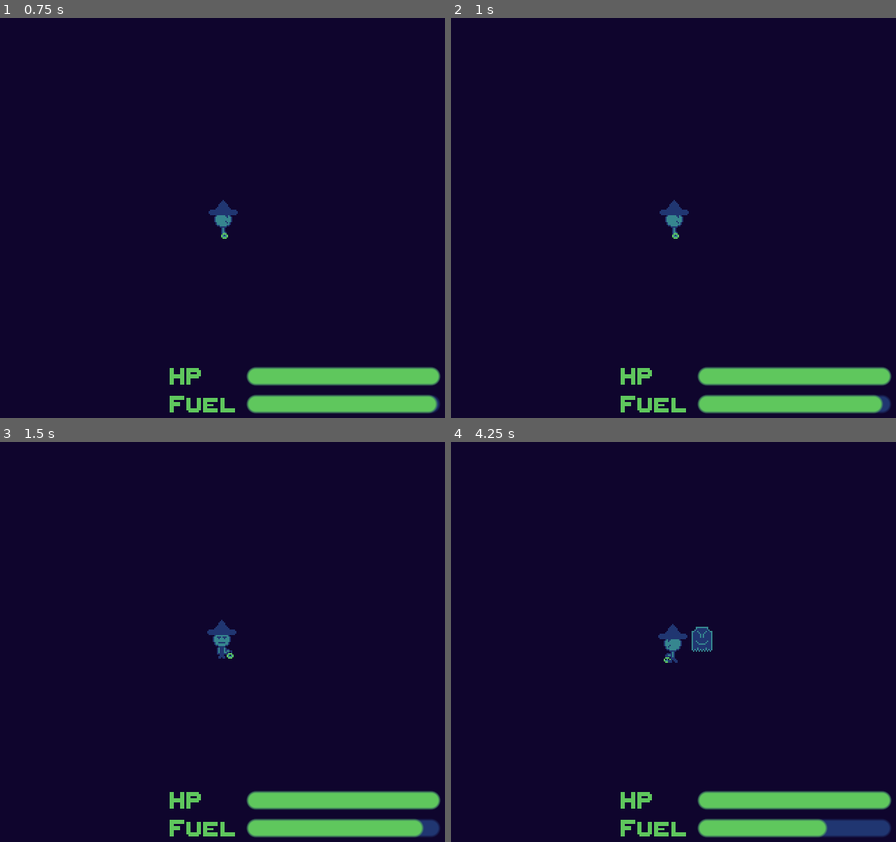
Above: before the commit, frames 1-4 (two rows, left to right).
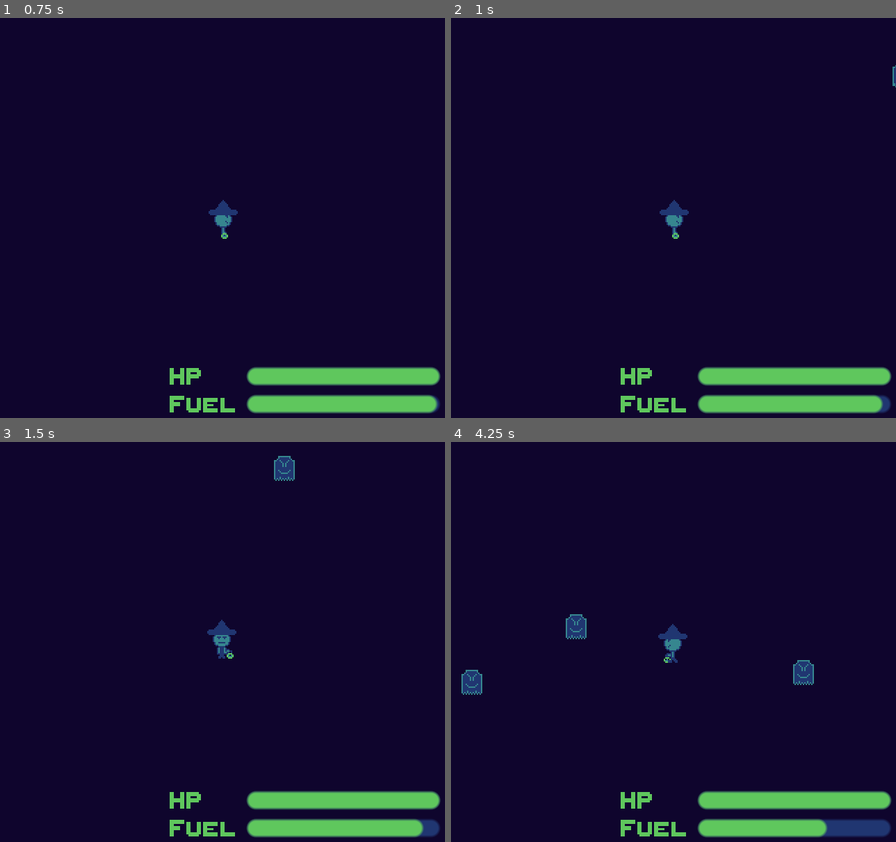
Above: after the commit, the same moments.

Repository: jacobrreed/light-the-way
Game: Godot game, scene res://Scenes/start_menu.tscn
Same seed, same stepped clock (60 frames per second), same inputs: the game is played once before the commit and once after it.
Inputs:
- Up to frame 1 (0.75 s): tap Enter (ui_accept) at 0.5 s; hold Right (ui_right) from 0.53 s (still down)
- Up to frame 2 (1 s): keep holding Right (ui_right); tap Enter (ui_accept) at 0.77 s
- Up to frame 3 (1.5 s): release Right (ui_right) at 1.28 s; hold Down (ui_down) from 1.28 s (still down)
- Up to frame 4 (4.25 s): tap Enter (ui_accept) at 1.52, 3.02, 3.77 s; release Down (ui_down) at 2.03 s; hold Right (ui_right) 2.03-2.78 s; hold Up (ui_up) 2.78-3.53 s; hold Left (ui_left) from 3.53 s (still down)

Frame 1 is identical in both runs. In frame 2, less than 0.1% of the frame differs, in the area x 99-100%, y 11-18%; in frame 3, 0.3%; in frame 4, 1.1%, in the area x 2-82%, y 43-64%.

Commit message:
updates to ghosts

Diff:
--- a/Scenes/ghost.tscn
+++ b/Scenes/ghost.tscn
@@ -5,7 +5,7 @@
 [ext_resource type="Texture2D" uid="uid://dt65sbvs00gsc" path="res://Assets/Enemies/ghost_sleep.png" id="2_baywo"]
 
 [sub_resource type="RectangleShape2D" id="RectangleShape2D_fx48s"]
-size = Vector2(15, 18)
+size = Vector2(14, 19)
 
 [sub_resource type="Animation" id="Animation_1ud0b"]
 length = 0.001
@@ -109,7 +109,7 @@
 vframes = 2
 
 [node name="CollisionShape2D" type="CollisionShape2D" parent="."]
-position = Vector2(-0.5, -2)
+position = Vector2(-1, -2.5)
 shape = SubResource("RectangleShape2D_fx48s")
 
 [node name="AnimationPlayer" type="AnimationPlayer" parent="."]
--- a/Scenes/level1.tscn
+++ b/Scenes/level1.tscn
@@ -10,8 +10,17 @@
 
 [node name="AudioStreamPlayer" type="AudioStreamPlayer" parent="."]
 stream = ExtResource("2_paemw")
+volume_db = -10.0
 autoplay = true
 
+[node name="Ghost3" parent="." node_paths=PackedStringArray("chase_target") instance=ExtResource("3_dhqbt")]
+position = Vector2(343, -120)
+chase_target = NodePath("../Player")
+
+[node name="Ghost2" parent="." node_paths=PackedStringArray("chase_target") instance=ExtResource("3_dhqbt")]
+position = Vector2(-148, -173)
+chase_target = NodePath("../Player")
+
 [node name="Ghost" parent="." node_paths=PackedStringArray("chase_target") instance=ExtResource("3_dhqbt")]
-position = Vector2(-276, -53)
+position = Vector2(-260, -37)
 chase_target = NodePath("../Player")
--- a/Scenes/player.tscn
+++ b/Scenes/player.tscn
@@ -6,8 +6,7 @@
 [ext_resource type="Script" path="res://Scripts/Player/ui.gd" id="4_81uju"]
 
 [sub_resource type="CapsuleShape2D" id="CapsuleShape2D_23se7"]
-radius = 8.0
-height = 26.0
+height = 34.0
 
 [sub_resource type="Animation" id="Animation_pyv0w"]
 length = 0.001
@@ -235,6 +234,8 @@
 transitions = ["Start", "Idle", SubResource("AnimationNodeStateMachineTransition_k0d1j"), "Idle", "Walk", SubResource("AnimationNodeStateMachineTransition_j7lii"), "Walk", "Idle", SubResource("AnimationNodeStateMachineTransition_s0eyd")]
 
 [node name="Player" type="CharacterBody2D"]
+collision_layer = 2
+slide_on_ceiling = false
 script = ExtResource("1_8ycab")
 
 [node name="Sprite" type="Sprite2D" parent="."]
--- a/Scenes/start_menu.tscn
+++ b/Scenes/start_menu.tscn
@@ -47,4 +47,5 @@
 
 [node name="MenuMusic" type="AudioStreamPlayer" parent="."]
 stream = ExtResource("3_q3u80")
+volume_db = -10.0
 autoplay = true
--- a/Scripts/Enemies/ghost.gd
+++ b/Scripts/Enemies/ghost.gd
@@ -3,19 +3,17 @@
 
 @onready var animation_tree: AnimationTree = $AnimationTree
 @export var chase_target: Player
-@export var move_speed: float = 315.0;
+@export var move_speed: float = 100.0;
 @onready var walk: Sprite2D = $Walk
 @onready var idle: Sprite2D = $Idle
 
-
-func _physics_process(_delta):
+func _physics_process(delta):
 	velocity = Vector2.ZERO
 	animation_tree.get("parameters/playback").travel("Idle")
 	walk.hide()
 	idle.show()
 
-
-	if (chase_target && chase_target.velocity != Vector2.ZERO):
+	if (chase_target):
 		velocity = position.direction_to(chase_target.position) * move_speed
 		animation_tree.get("parameters/playback").travel("Walk")
 		idle.hide()
--- a/Scripts/Player/player.gd
+++ b/Scripts/Player/player.gd
@@ -2,7 +2,6 @@
 class_name Player
 
 @export var move_speed: float = 300.0;
-
 var currentHealth: float = 100;
 @export var maxHealth: float = 100;
 var currentFuel: float = 100;
@@ -13,7 +12,7 @@
 signal healthChanged(currentHealth: float);
 @export var healthReductionOnHit: float = 10;
 
-func _physics_process(delta):
+func _physics_process(_delta):
 	var input_direction = Vector2(Input.get_action_strength("ui_right") - Input.get_action_strength("ui_left"), Input.get_action_strength("ui_down") - Input.get_action_strength("ui_up"))
 
   # No diagonal movement
@@ -26,32 +25,42 @@
 	if velocity == Vector2.ZERO:
 		$AnimationTree.get("parameters/playback").travel("Idle")
 	else:
-		var newFuel: float = currentFuel - fuelConsumptionRate
-		if (floor(newFuel) > 0):
-			currentFuel = newFuel
-			fuelChanged.emit(currentFuel)
-		else:
-			currentFuel = 0
-			fuelChanged.emit(currentFuel)
+		set_fuel(fuelConsumptionRate)
 		$AnimationTree.get("parameters/playback").travel("Walk")
 		$AnimationTree.set("parameters/Idle/blend_position", velocity)
 		$AnimationTree.set("parameters/Walk/blend_position", velocity)
 		velocity = input_direction * move_speed
+		ghost_collisions()
 		move_and_slide()
-		# Get collisions
-		for i in get_slide_collision_count():
-			var collision = get_slide_collision(i)
-			var collider = collision.get_collider()
-			var enemy: Ghost = collider as Ghost
-			if enemy:
-				reduce_health(healthReductionOnHit)
-				enemy.queue_free()
+
+
+func ghost_collisions() -> void:
+	# Get collisions
+	for i in get_slide_collision_count():
+		var collision = get_slide_collision(i)
+		var collider = collision.get_collider()
+		var enemy: Ghost = collider as Ghost
+		if enemy:
+			set_health(healthReductionOnHit)
+			enemy.queue_free()
 
 func _process(delta: float) -> void:
-	if (floor(currentFuel) <= 0):
-		reduce_health(healthWithNoFuelDecayRate * delta)
+	if (is_fuel_depleted()):
+		set_health(healthWithNoFuelDecayRate * delta)
 
-func reduce_health(health: float) -> void:
+func is_fuel_depleted() -> bool:
+	return floor(currentFuel) <= 0
+
+func set_fuel(fuel: float) -> void:
+	var newFuel: float = currentFuel - fuel
+	if (floor(newFuel) > 0):
+		currentFuel = newFuel
+		fuelChanged.emit(currentFuel)
+	else:
+		currentFuel = 0
+		fuelChanged.emit(currentFuel)
+
+func set_health(health: float) -> void:
 	var newHealth: float = currentHealth - health
 	if (floor(newHealth) > 0):
 		currentHealth = newHealth
